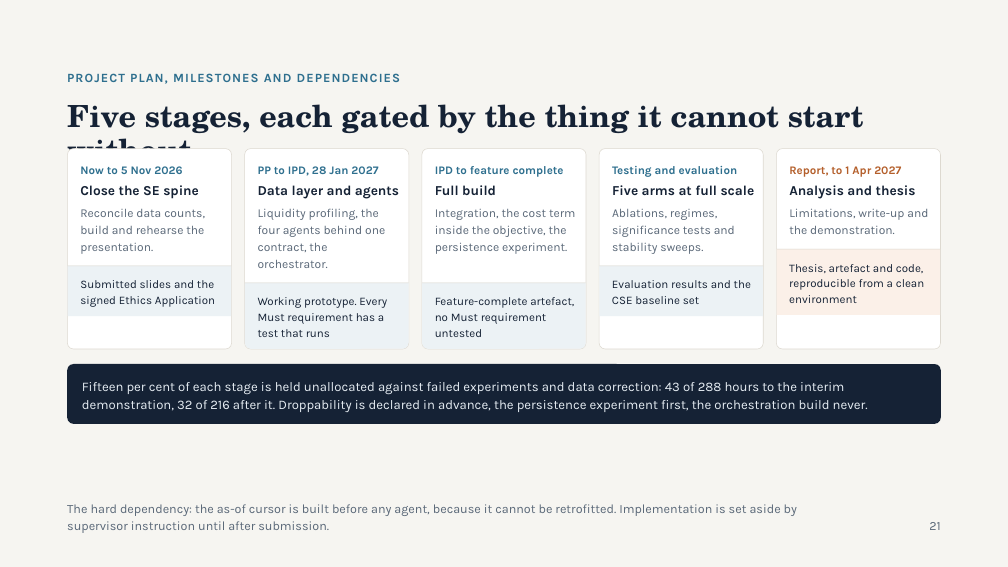
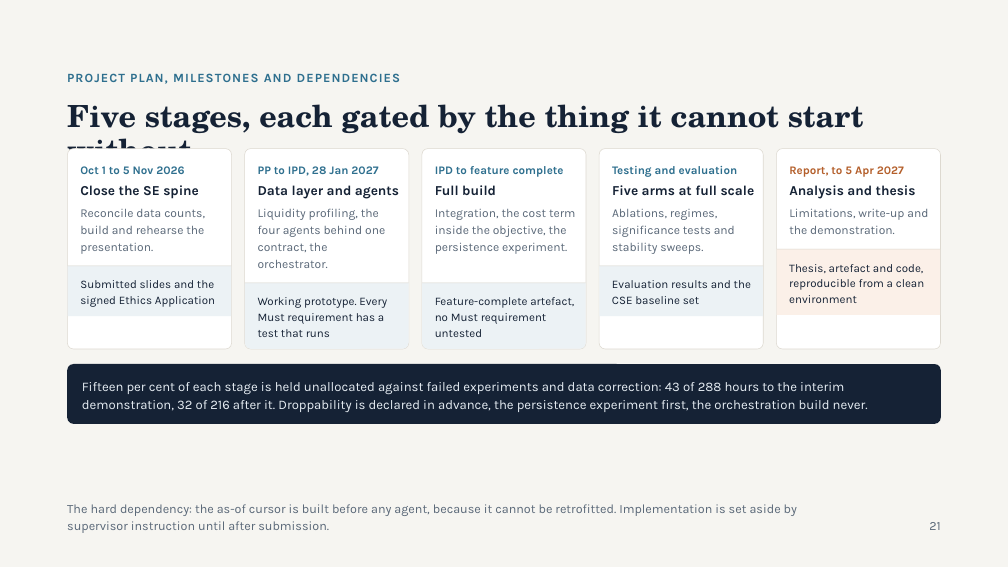
Before and after one commit to Shaahid02/my-obsidian-vault, a slide deck: slide 21 of FYP/Project Proposal/PP Deck 2026-11-05.pptx. Drawn at 1008x567 pixels with LibreOffice and Linux fonts; fonts in the diff are those of the drawing. Boxes give left, top, right and bottom in pixels: in the first picture for what was removed or moved away, otherwise in the second. Text is boxed around its words. In the diff, an @@ line names an element or a change of style, - is before the commit and + after.

```diff
--- a/FYP/Project Proposal/PP Deck 2026-11-05.pptx
+++ b/FYP/Project Proposal/PP Deck 2026-11-05.pptx
@@ text at (80,166,184,174): text changed @@
-Now to 5 Nov 2026
+Oct 1 to 5 Nov 2026
@@ text at (789,166,904,177): text changed @@
-Report, to 1 Apr 2027
+Report, to 5 Apr 2027
```
Also in this commit, not shown: 17 other slides changed, 1 other file.
